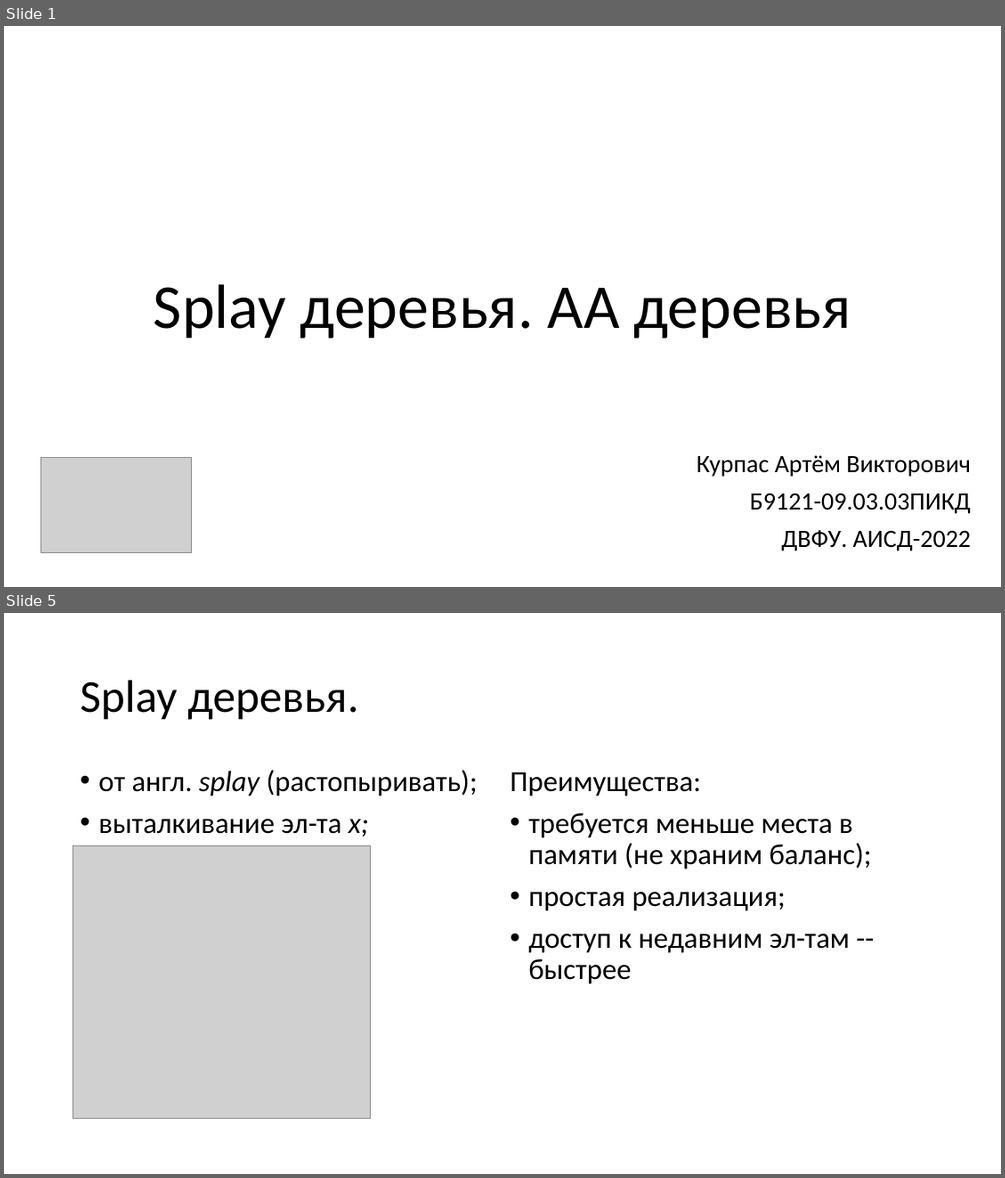
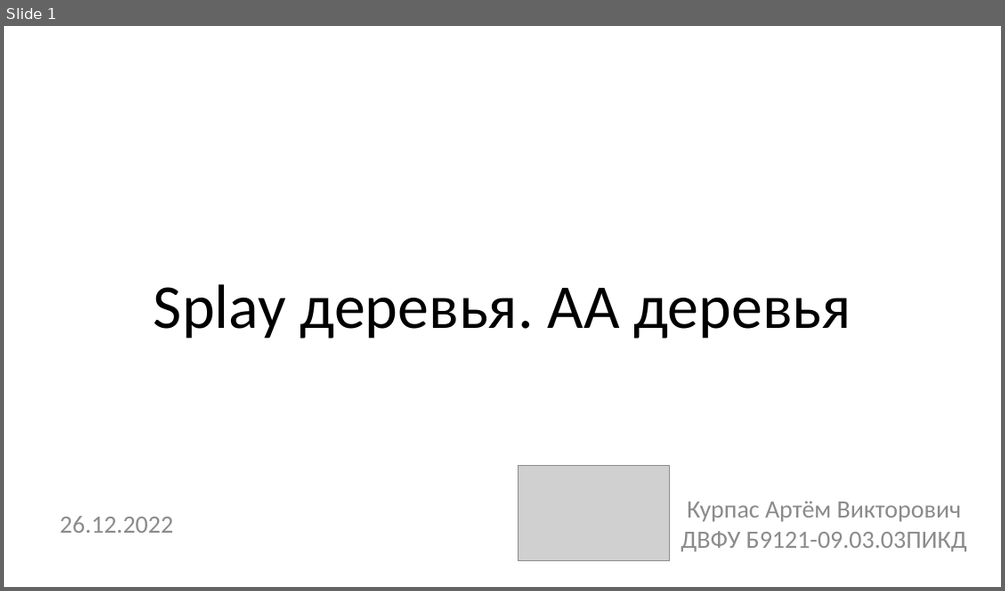
Before and after one commit to TheMeekrok/splay-aa-tree-aisd-2022, a slide deck: docs/presentation.pptx. Shown one above the other, each under a label of ours: slides 1 and 5 before the commit, slide 1 after it; the slides between them are not shown. The pictures are 1005x1178 and 1005x591 pixels, drawn with LibreOffice and Linux fonts; fonts in the diff are those of the drawing; grey boxes stand for pictures. Boxes give left, top, right and bottom in pixels: in the first picture for what was removed or moved away, otherwise in the second. Text is boxed around its words. In the diff, an @@ line names an element or a change of style, - is before the commit and + after.

```diff
--- a/docs/presentation.pptx
+++ b/docs/presentation.pptx
@@ slide 5 removed at (x1=4, y1=613, x2=1001, y2=1174), background #FFFFFF @@
@@ title removed at (x1=80, y1=680, x2=358, y2=720) @@
-Splay деревья.
@@ text removed at (x1=98, y1=770, x2=477, y2=836) @@
-• oт англ. splay (растопыривать);
-• выталкивание эл-та x;
@@ text removed at (x1=510, y1=772, x2=872, y2=984) @@
-Преимущества:
-• требуется меньше места в памяти (не храним баланс);
-• простая реализация;
-• доступ к недавним эл-там -- быстрее
@@ picture removed at (x1=73, y1=846, x2=371, y2=1119) @@
@@ slide 1 changed as well @@
@@ picture moved from (x1=40, y1=457, x2=192, y2=553) to (x1=518, y1=465, x2=670, y2=561) @@
@@ text "Курпас Артём Викторович ДВФУ Б9121-09.03.03ПИКД" at (x1=680, y1=500, x2=967, y2=552): vertical alignment top to middle @@
@@ text at (x1=680, y1=500, x2=967, y2=552): text changed; text colour #000000 to #8C8C8C @@
-Курпас Артём Викторович
-Б9121-09.03.03ПИКД
-ДВФУ. АИСД-2022
+Курпас Артём Викторович ДВФУ Б9121-09.03.03ПИКД
@@ text added at (x1=60, y1=516, x2=174, y2=532), 24 pt, text #8C8C8C @@
+26.12.2022
```
Also in this commit, not shown: 28 slides added, 4 other slides removed, 1 other file.
